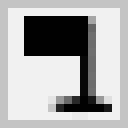
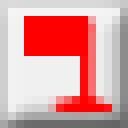
Revision of a layered 128px x 128px image; what changed, layer by layer:
painted on "Layer 1" over [24, 16, 112, 120]
